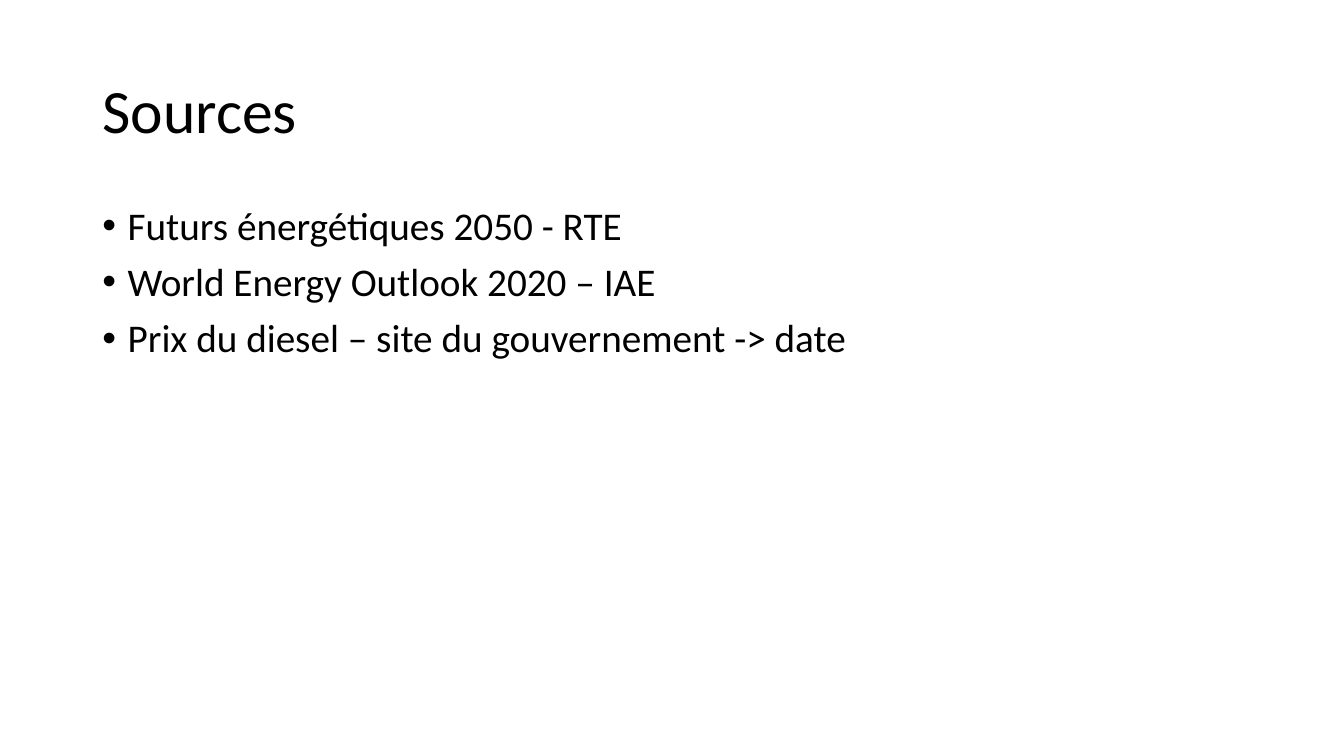
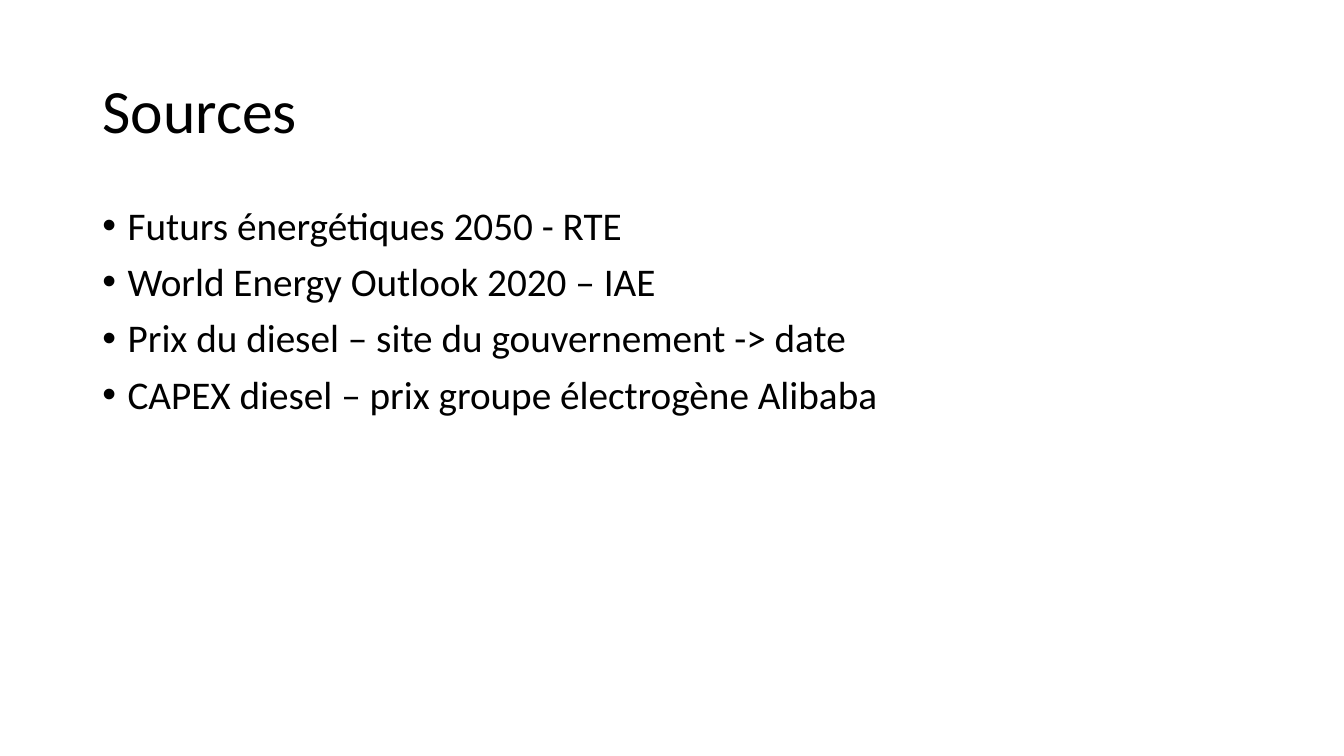
Before and after one commit to cledat/Projet-EA314, a slide deck: slide 4 of rapport.pptx. Drawn at 1344x756 pixels with LibreOffice and Linux fonts; fonts in the diff are those of the drawing. Boxes give left, top, right and bottom in pixels: in the first picture for what was removed or moved away, otherwise in the second. Text is boxed around its words. In the diff, an @@ line names an element or a change of style, - is before the commit and + after.

```diff
--- a/rapport.pptx
+++ b/rapport.pptx
@@ text at [128, 381, 877, 416]: paragraph added @@
+• CAPEX diesel – prix groupe électrogène Alibaba
```
Also in this commit, not shown: 3 other slides changed, 1 slide added, 2 other files.
